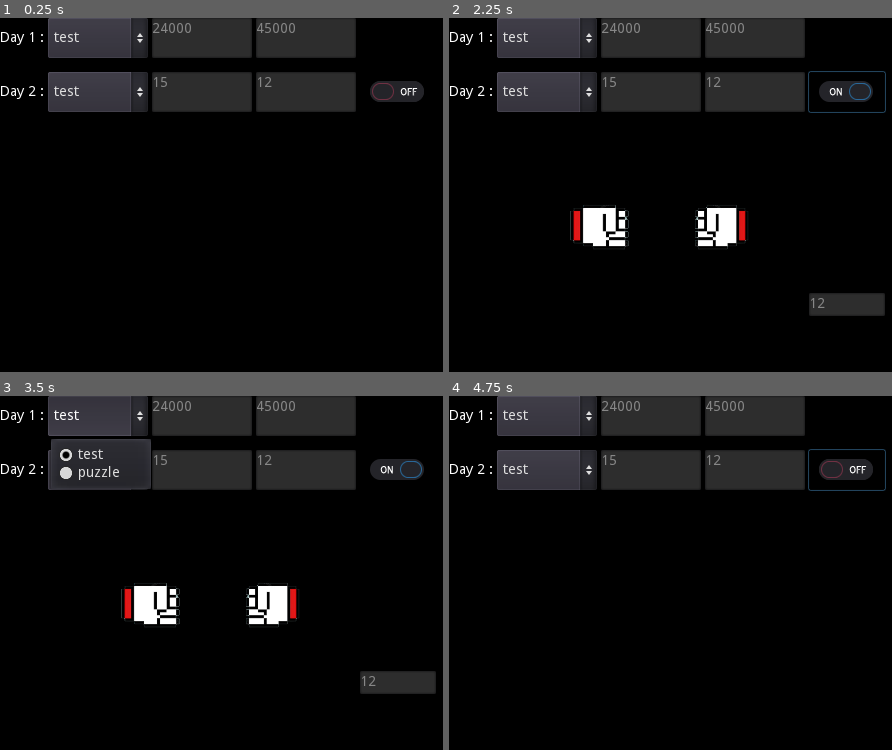
Above: before the commit, frames 1-4 (two rows, left to right).
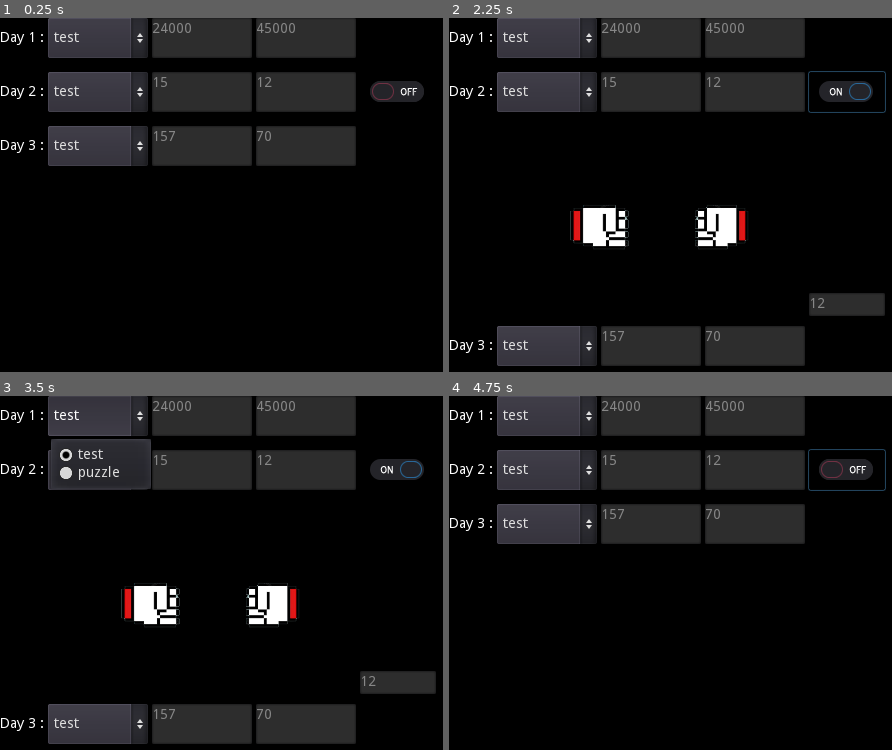
Above: after the commit, the same moments.

Repository: MelanieGEFFRE/AdventOfCode2022
Game: Godot game, scene res://Main.tscn
The game is run twice, just before and just after one commit, with the same random seed, the same clock (stepped at 60 frames per second) and the same inputs.
Inputs (mouse positions are in pixels of both pictures, inside the frame that each line leads up to):
- Up to frame 1 (0.25 s): no input
- Up to frame 2 (2.25 s): click "test" at 0.5 s; click (847, 92) at 1.25 s; click (847, 92) at 2 s
- Up to frame 3 (3.5 s): click "test" at 2.75 s
- Up to frame 4 (4.75 s): click "test" at 3.5 s; click (847, 470) at 4.25 s

The runs differ from the first frame. In frame 1, 7.8% of the frame differs, in the area x 0-81%, y 30-42%; in frame 2, 7.8%; in frame 3, 7.8%; in frame 4, 7.8%.

Commit message:
Day 3

Diff:
--- a/project/Main.tscn
+++ b/project/Main.tscn
@@ -1,7 +1,8 @@
-[gd_scene load_steps=3 format=2]
+[gd_scene load_steps=4 format=2]
 
 [ext_resource path="res://day1/day1.tscn" type="PackedScene" id=1]
 [ext_resource path="res://day2/day2.tscn" type="PackedScene" id=2]
+[ext_resource path="res://day3/day3.tscn" type="PackedScene" id=3]
 
 [node name="Node" type="Node"]
 
@@ -15,7 +16,7 @@
 anchor_bottom = 1.0
 
 [node name="VBoxContainer" type="VBoxContainer" parent="ScrollContainer"]
-margin_bottom = 54.0
+margin_bottom = 158.0
 
 [node name="day1" parent="ScrollContainer/VBoxContainer" instance=ExtResource( 1 )]
 anchor_right = 0.0
@@ -26,4 +27,10 @@
 anchor_right = 0.0
 anchor_bottom = 0.0
 margin_top = 54.0
-margin_bottom = 54.0
+margin_bottom = 104.0
+
+[node name="day3" parent="ScrollContainer/VBoxContainer" instance=ExtResource( 3 )]
+anchor_right = 0.0
+anchor_bottom = 0.0
+margin_top = 108.0
+margin_bottom = 158.0
--- a/project/day1/day1.gd
+++ b/project/day1/day1.gd
@@ -46,9 +46,3 @@
 		if a > b:
 			return true
 		return false
-
-
-
-# Called every frame. 'delta' is the elapsed time since the previous frame.
-#func _process(delta):
-#	pass
--- a/project/day2/day2.gd
+++ b/project/day2/day2.gd
@@ -66,6 +66,7 @@
 func _ready():
 	$VBoxContainer/HBoxContainer/playAnimation.pressed = play_animation
 	$VBoxContainer/ReferenceRect.visible = play_animation
+	self.rect_min_size = Vector2(0, 50)
 	$VBoxContainer/HBoxContainer/playAnimation.connect("toggled", self, "_show_player")
 
 	optionMenu.add_item("test", 0)
@@ -127,8 +128,7 @@
 func _show_player(checked):
 	$VBoxContainer/ReferenceRect.visible = checked
 	play_animation = checked
-
-
-# Called every frame. 'delta' is the elapsed time since the previous frame.
-#func _process(delta):
-#	pass
+	if checked:
+		self.rect_min_size = Vector2(0, 250)
+	else:
+		self.rect_min_size = Vector2(0, 50)
--- a/project/day2/day2.tscn
+++ b/project/day2/day2.tscn
@@ -109,6 +109,7 @@
 [node name="Control" type="Control"]
 anchor_right = 1.0
 anchor_bottom = 1.0
+rect_min_size = Vector2( 0, 50 )
 script = ExtResource( 1 )
 
 [node name="VBoxContainer" type="VBoxContainer" parent="."]
--- /dev/null
+++ b/project/day3/day3.gd
@@ -0,0 +1,68 @@
+extends Node
+
+
+# Declare member variables here. Examples:
+# var a = 2
+# var b = "text"
+var alphabetArray = ['a','b','c','d','e','f','g','h','i','j','k','l','m','n','o','p','q','r','s','t','u','v','w','x','y','z']
+
+# Called when the node enters the scene tree for the first time.
+func _ready():
+	$HBoxContainer/OptionButton.add_item("test", 0)
+	$HBoxContainer/OptionButton.add_item("puzzle", 1)
+
+	$HBoxContainer/OptionButton.connect("item_selected", self, "_process_with_input")
+
+	_process_with_input(0)
+
+func _process_with_input(index):
+	var input_file = File.new()
+	input_file.open("res://input/3/"+$HBoxContainer/OptionButton.get_item_text(index)+".txt", File.READ)
+
+	var foundLetters = []
+
+	var ruckSacks = input_file.get_as_text().split("\n")
+
+	# ---- Part 1 ----
+	for ruckSack in ruckSacks:
+
+		var firstComp = ruckSack.substr(0, ruckSack.length()/2)
+		var secondComp = ruckSack.substr(ruckSack.length()/2, ruckSack.length())
+
+		for letter in firstComp:
+			if secondComp.find(letter, 0) != -1:
+				foundLetters.append(letter)
+				break
+
+	# ---- Part 2 ----
+	var i = 0
+	var foundLetters2 = []
+	while (i+2 < ruckSacks.size()):
+
+		var firstSack = ruckSacks[i]
+		var secondSack = ruckSacks[i+1]
+		var thirdSack = ruckSacks[i+2]
+
+		for letter in firstSack:
+			if secondSack.find(letter, 0) != -1 && thirdSack.find(letter, 0) != -1:
+				foundLetters2.append(letter)
+				break
+		i += 3
+
+
+	var score = _compute_score(foundLetters)
+	$HBoxContainer/puzzle_1.text = str(score)
+
+	var score2 = _compute_score(foundLetters2)
+	$HBoxContainer/puzzle_2.text = str(score2)
+
+func _compute_score(letterArray):
+	var score = 0
+	for letter in letterArray:
+		var addedScore = 0
+		if letter == letter.to_lower():
+			addedScore += alphabetArray.find(letter, 0)+1
+		else:
+			addedScore += alphabetArray.find(letter.to_lower(), 0)+27
+		score += addedScore
+	return score
--- /dev/null
+++ b/project/day3/day3.tscn
@@ -0,0 +1,41 @@
+[gd_scene load_steps=2 format=2]
+
+[ext_resource path="res://day3/day3.gd" type="Script" id=1]
+
+[node name="Node" type="Control"]
+anchor_right = 1.0
+anchor_bottom = 1.0
+rect_min_size = Vector2( 0, 50 )
+script = ExtResource( 1 )
+
+[node name="HBoxContainer" type="HBoxContainer" parent="."]
+margin_right = 356.0
+margin_bottom = 40.0
+
+[node name="Label" type="Label" parent="HBoxContainer"]
+margin_top = 13.0
+margin_right = 44.0
+margin_bottom = 27.0
+text = "Day 3 :"
+
+[node name="OptionButton" type="OptionButton" parent="HBoxContainer"]
+margin_left = 48.0
+margin_right = 148.0
+margin_bottom = 40.0
+rect_min_size = Vector2( 100, 0 )
+
+[node name="puzzle_1" type="TextEdit" parent="HBoxContainer"]
+margin_left = 152.0
+margin_right = 252.0
+margin_bottom = 40.0
+rect_min_size = Vector2( 100, 0 )
+text = "Test"
+readonly = true
+
+[node name="puzzle_2" type="TextEdit" parent="HBoxContainer"]
+margin_left = 256.0
+margin_right = 356.0
+margin_bottom = 40.0
+rect_min_size = Vector2( 100, 0 )
+text = "Test"
+readonly = true
Not shown, added: project/input/3/puzzle.txt
Not shown, added: project/input/3/test.txt
